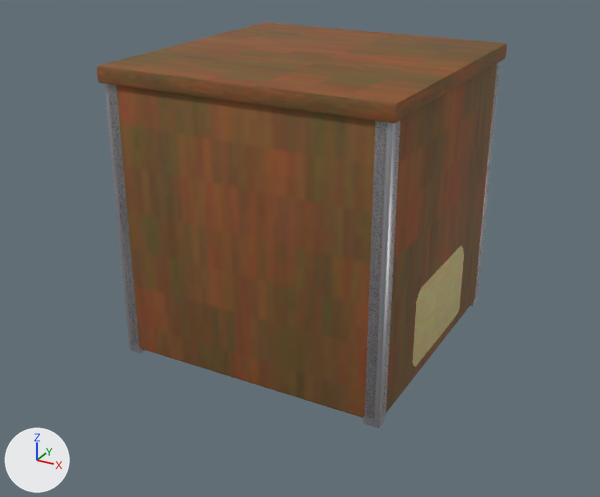
The glTF model models/props.glb, before and after one commit.
Before and after are seen from a 50 mm lens placed at (0.929, -1.764, 1.089), pointed at (-0.007, -0.062, 0.238). Lighting does not change. The marker at lower left points along +X, +Y and +Z. The picture after the commit comes second. Where no turn or scale is listed for an object, it has been applied to the vertices.

Script lines for the objects in view, before the commit:
```python
me_cube_188 = bpy.data.meshes.new('Cube.188')
me_cube_188.from_pydata(...)  # 56 vertices, 108 faces; spans x -0.36..0.36, y -0.36..0.36, z -0.02..0.02
me_cube_188.materials.append(mat_cratewood)  # picture img_tex_wood
me_cube_192 = bpy.data.meshes.new('Cube.192')
me_cube_192.from_pydata(...)  # 56 vertices, 108 faces; spans x -0.02..0.02, y -0.02..0.02, z -0.36..0.36
me_cube_192.materials.append(mat_cratemetal)  # picture img_tex_metal
me_cube_193 = bpy.data.meshes.new('Cube.193')
me_cube_193.from_pydata(...)  # 56 vertices, 108 faces; spans x -0.36..0.36, y -0.2..0.2, z -0.14..0.14
me_cube_193.materials.append(mat_bagcanvas)  # picture img_tex_canvas
ob_bagbody = bpy.data.objects.new('BagBody', me_cube_193)
ob_bagbody.location = (0.0, 0.0, 0.14)
ob_crateband11 = bpy.data.objects.new('CrateBand11', me_cube_192)
ob_crateband11.location = (0.33, 0.33, 0.35)
ob_cratelid = bpy.data.objects.new('CrateLid', me_cube_188)
ob_cratelid.location = (0.0, 0.0, 0.7)
# also in view: 'CrateBand1-1' at (0.33, -0.33, 0.35); 'CrateBody' at (0.0, 0.0, 0.35); 'CrateBand-1-1' at (-0.33, -0.33, 0.35)
```
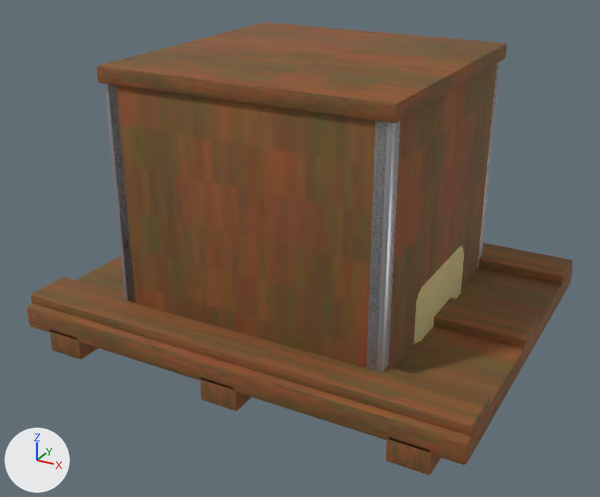
Location of each change, [x1, y1, x2, y2] in pixels of the pictures (600 x 497 px):
'PalletDeck', added (brown)
    after: [27, 256, 573, 465]
'PalletSlat0', added (brown)
    after: [31, 277, 491, 437]
'PalletSlat1', added (brown)
    after: [434, 298, 538, 349]
'PalletSlat2', added (brown)
    after: [478, 243, 573, 285]
'PalletBeam2', added (brown)
    after: [386, 437, 441, 475]
'PalletBeam1', added (brown)
    after: [200, 378, 251, 411]
'PalletBeam0', added (brown)
    after: [50, 330, 98, 359]

Patch to the scene script:
```diff
--- a/models/props.glb.py
+++ b/models/props.glb.py
@@ mat_palletwood @@
+mat_palletwood = principled_material('PalletWood')
+mat_palletwood.texture = img_tex_wood
+mat_palletwood.metallic = 0.04
+mat_palletwood.roughness = 0.8
@@ me_cube_377 @@
+me_cube_377.from_pydata(...)  # 56 vertices, 108 faces; spans x -0.58..0.58, y -0.06..0.06, z -0.015..0.015
+me_cube_377.materials.append(mat_palletwood)  # picture img_tex_wood
@@ me_cube_371 @@
+me_cube_371.from_pydata(...)  # 56 vertices, 108 faces; spans x -0.58..0.58, y -0.46..0.46, z -0.03..0.03
+me_cube_371.materials.append(mat_palletwood)  # picture img_tex_wood
@@ me_cube_374 @@
+me_cube_374.from_pydata(...)  # 56 vertices, 108 faces; spans x -0.05..0.05, y -0.46..0.46, z -0.035..0.035
+me_cube_374.materials.append(mat_palletwood)  # picture img_tex_wood
@@ ob_palletslat2 @@
+ob_palletslat2 = bpy.data.objects.new('PalletSlat2', me_cube_377)
+ob_palletslat2.location = (0.0, 0.38, 0.12)
@@ ob_palletslat1 @@
+ob_palletslat1 = bpy.data.objects.new('PalletSlat1', me_cube_377.copy())
+ob_palletslat1.location = (0.0, 0.0, 0.12)
@@ ob_palletslat0 @@
+ob_palletslat0 = bpy.data.objects.new('PalletSlat0', me_cube_377.copy())
+ob_palletslat0.location = (0.0, -0.38, 0.12)
@@ ob_palletdeck @@
+ob_palletdeck = bpy.data.objects.new('PalletDeck', me_cube_371)
+ob_palletdeck.location = (0.0, 0.0, 0.08)
@@ ob_palletbeam2 @@
+ob_palletbeam2 = bpy.data.objects.new('PalletBeam2', me_cube_374)
+ob_palletbeam2.location = (0.46, 0.0, 0.035)
@@ ob_palletbeam1 @@
+ob_palletbeam1 = bpy.data.objects.new('PalletBeam1', me_cube_374.copy())
+ob_palletbeam1.location = (0.0, 0.0, 0.035)
@@ ob_palletbeam0 @@
+ob_palletbeam0 = bpy.data.objects.new('PalletBeam0', me_cube_374.copy())
+ob_palletbeam0.location = (-0.46, 0.0, 0.035)
```
